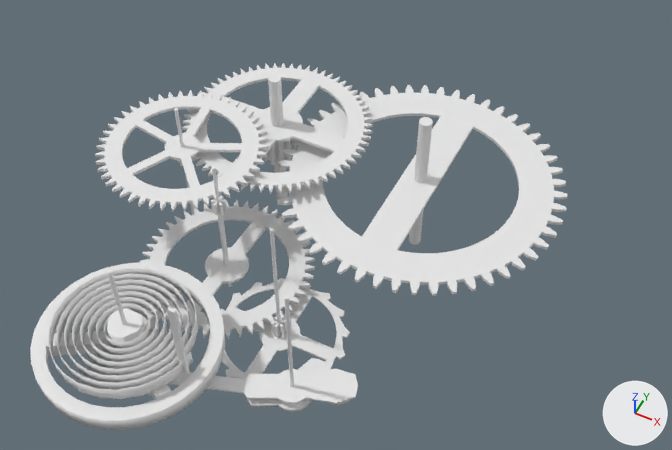
An edit to the COLLADA model assets/models/clock.dae, drawn before and after from the same camera.
One viewpoint serves both versions: a 50 mm camera at (8.25, -12.96, 22.26) aimed at (0.44, 2.66, 2.74). The lights are fixed; the arrows at lower right show +X, +Y and +Z. Where no turn or scale is listed for an object, it has been applied to the vertices.

The older version as bpy lines, for what is in view:
```python
me_gear_003 = bpy.data.meshes.new('gear.003')
me_gear_003.from_pydata(...)  # 1400 vertices, 2804 faces; spans x -4.25..4.25, y -4.25..4.25, z -0.05..0.05
me_mesh = bpy.data.meshes.new('Mesh')
me_mesh.from_pydata(...)  # 772 vertices, 1540 faces; spans x -3.71..0.21, y -1.96..1.86, z -0.28..0.23
me_pendulum = bpy.data.meshes.new('pendulum')
me_pendulum.from_pydata(...)  # 221 vertices, 436 faces; spans x -2.48..2.47, y -2.48..2.47, z -0.61..1.02
ob_gear_003 = bpy.data.objects.new('gear_003', me_gear_003)
ob_gear_003.location = (1.85, 5.38, 2.72)
ob_pendulum = bpy.data.objects.new('pendulum', me_pendulum)
ob_pendulum.location = (-2.81, -2.87, 1.88)
ob_pendulum_spring = bpy.data.objects.new('pendulum_spring', me_mesh)
ob_pendulum_spring.location = (-1.01, -2.87, 2.67)
# also in view: 'pin_006' at (1.85, 5.38, 2.5); 'gear_000' at (-2.42, 1.21, 2.33); 'escape_wheel' at (0.0, 0.0, 0.85); 'anchor' at (0.36, -2.14, 0.99); 'pin_005' at (-2.78, 5.14, 2.5)
```
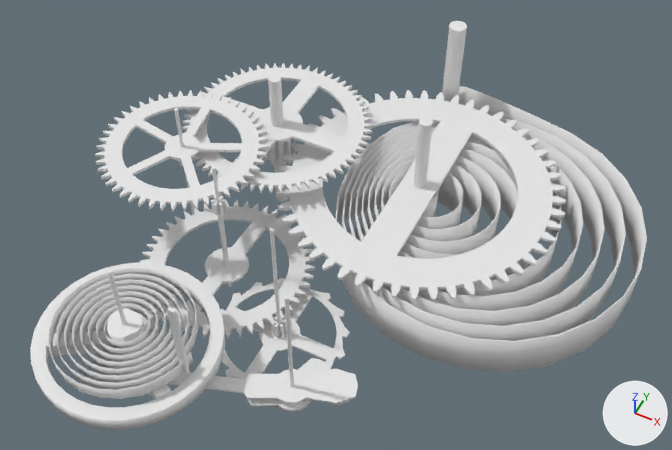
Commit message: Big spring

What the commit changed:
Mesh me_pin_007 is new.
It is a 12-sided cylinder along z spanning x -0.27..0.27, y -0.27..0.27, z -2.5..2.5.
Mesh me_movement_spring is new.
It has 1076 vertices, 2144 faces and spans x -2.27..6.66, y -4.53..4.98, z -0.71..0.71.
Object 'gear_003' (ob_gear_003) moves from (1.85, 5.38, 2.72) to (1.85, 5.38, 2.49).
Object 'pin_007' (ob_pin_007) is new; it shows me_pin_007.
Its location is (1.04, 9.84, 2.5).
Object 'movement_spring' (ob_movement_spring) is new; it shows me_movement_spring.
Its location is (1.85, 5.38, 1.64).

Location of each change, (x1, y1, x2, y2) in pixels of the pictures (672 x 450 px):
'movement_spring', added
    after: (335, 86, 647, 372)
'gear_003', moved
    before: (276, 85, 567, 296)
    after: (276, 90, 566, 301)
'pin_007', added
    after: (442, 21, 467, 102)
